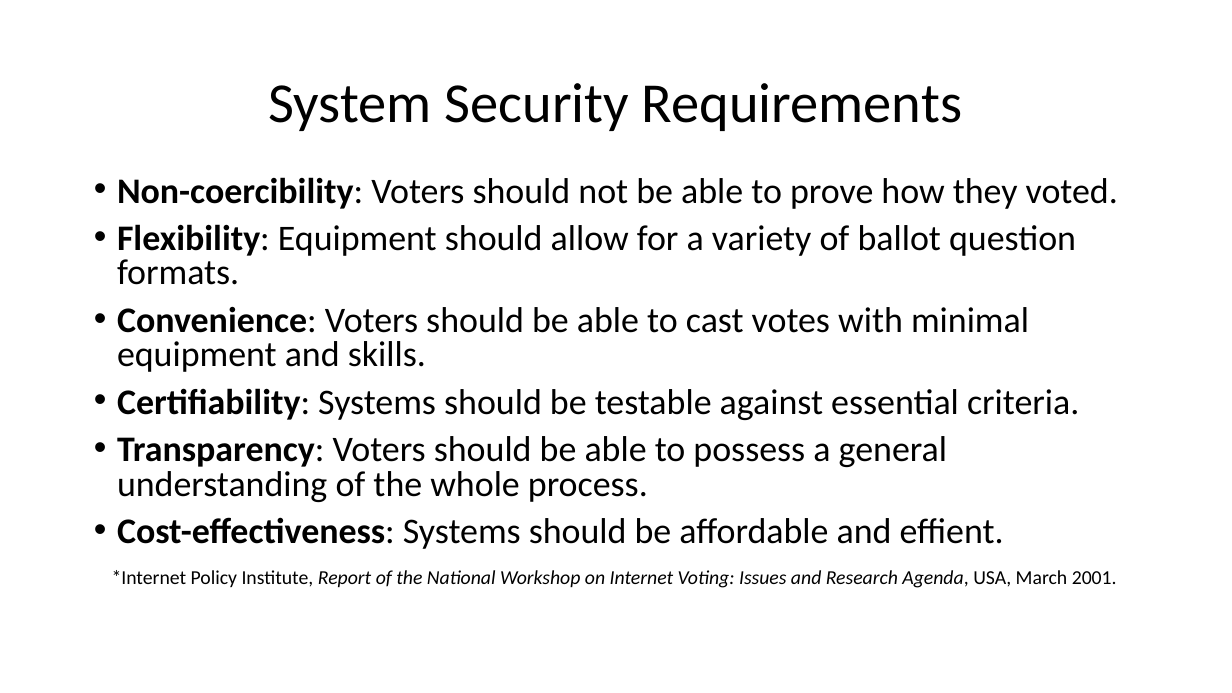
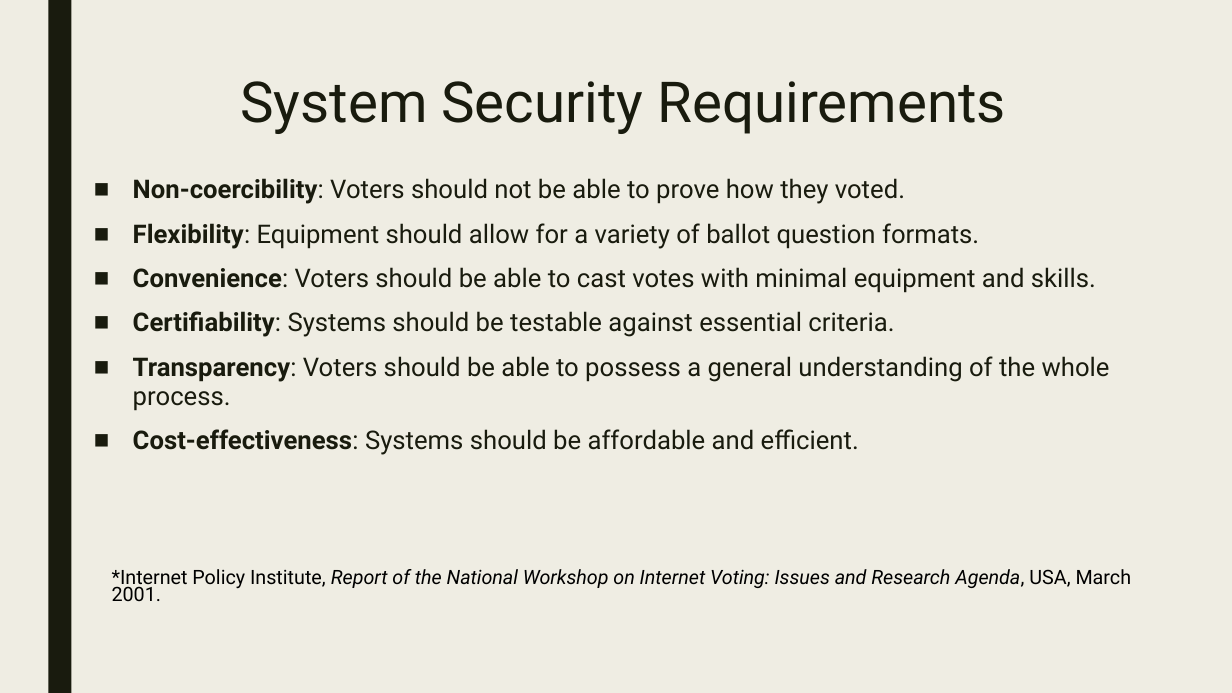
Before and after one commit to mollicap16/Crypto_Final, a slide deck: slide 5 of doc/Crypto_Final_Presentation.pptx. Drawn at 1232x693 pixels with LibreOffice and Linux fonts; fonts in the diff are those of the drawing. Boxes give left, top, right and bottom in pixels: in the first picture for what was removed or moved away, otherwise in the second. Text is boxed around its words. In the diff, an @@ line names an element or a change of style, - is before the commit and + after.

```diff
--- a/doc/Crypto_Final_Presentation.pptx
+++ b/doc/Crypto_Final_Presentation.pptx
@@ background #FFFFFF to #EFEDE3 @@
@@ rectangle added at <box>48,0,71,693</box>, fill #191B0E @@
@@ title "System Security Requirements": place and size @@
-title "System Security Requirements" at <box>269,83,962,131</box>
+title "System Security Requirements" at <box>240,81,1005,134</box>
@@ title "System Security Requirements" at <box>240,81,1005,134</box>: font Calibri to Roboto, text colour #000000 to #191B0E; line spacing 0.9 to 0.89; vertical alignment middle to top @@
@@ text at <box>133,178,1110,411</box>: size 28 to 20 pt, font Calibri to Roboto, text colour #000000 to #191B0E in "Non-coercibility: Voters should not be able to ...", "Flexibility: Equipment should allow for a variety ...", "Convenience: Voters should be able to cast ...", "Certifiability: Systems should be testable against essential ..." and 1 more places; bullet • to ■; line spacing 0.8 to 0.94; more space between paragraphs @@
@@ text at <box>133,429,859,455</box>: text changed; size 28 to 20 pt; font Calibri to Roboto; text colour #000000 to #191B0E @@
-• Cost-effectiveness: Systems should be affordable and effient.
+■ Cost-effectiveness: Systems should be affordable and efficient.
@@ text "*Internet Policy Institute, Report of ..." at <box>112,569,1132,601</box>: font Calibri to Roboto @@
```
Also in this commit, not shown: 7 other slides changed, 9 slides added, 2 slides removed.
